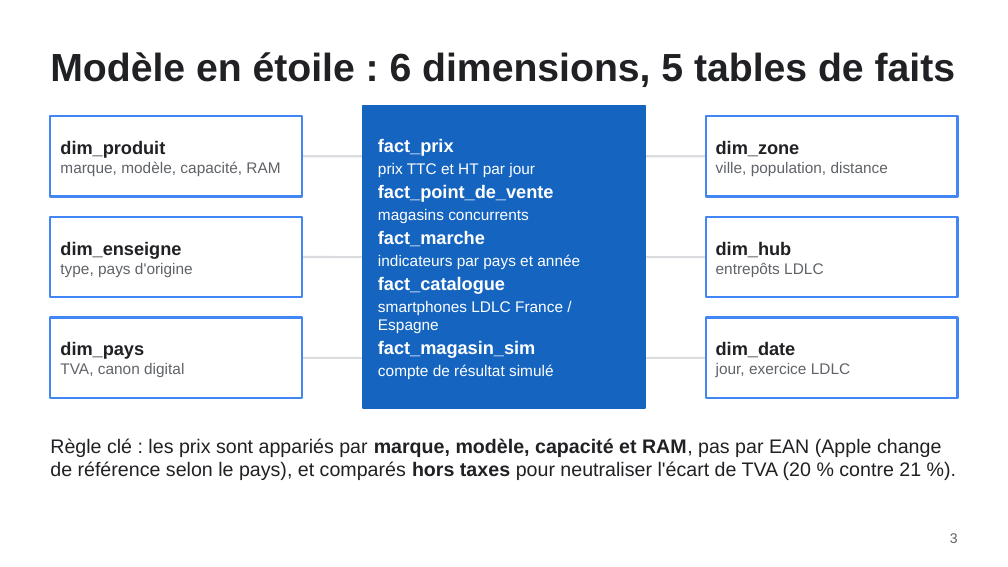
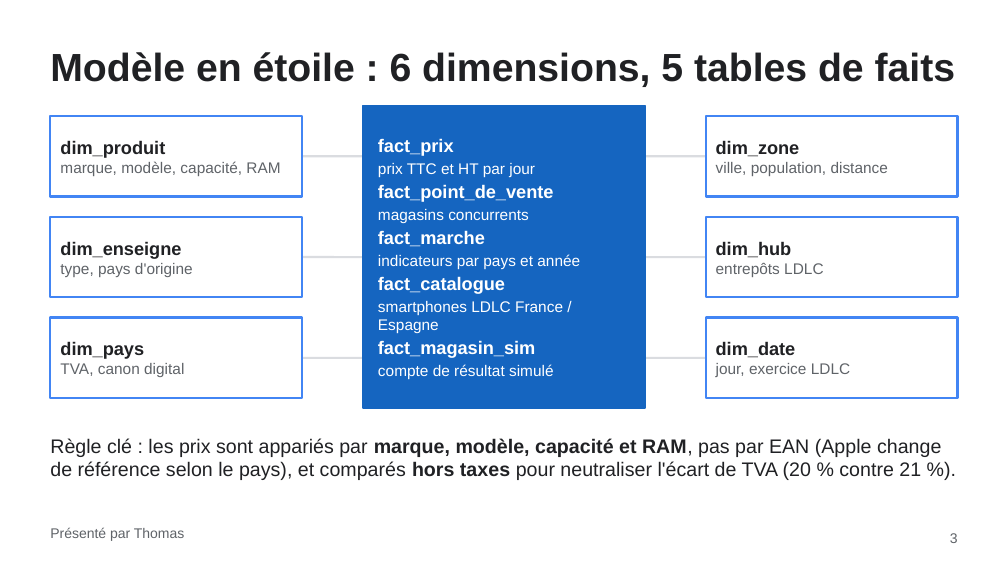
Before and after one commit to Chab-algo/LDLC-data, a slide deck: slide 3 of slides/LDLC_Espagne_Comex.pptx. Drawn at 1008x567 pixels with LibreOffice and Linux fonts; fonts in the diff are those of the drawing. Boxes give left, top, right and bottom in pixels: in the first picture for what was removed or moved away, otherwise in the second. Text is boxed around its words. In the diff, an @@ line names an element or a change of style, - is before the commit and + after.

```diff
--- a/slides/LDLC_Espagne_Comex.pptx
+++ b/slides/LDLC_Espagne_Comex.pptx
@@ text added at [50,527,184,541], 10 pt, text #5F6368 @@
+Présenté par Thomas
```
Also in this commit, not shown: 11 other slides changed, 1 other file.
